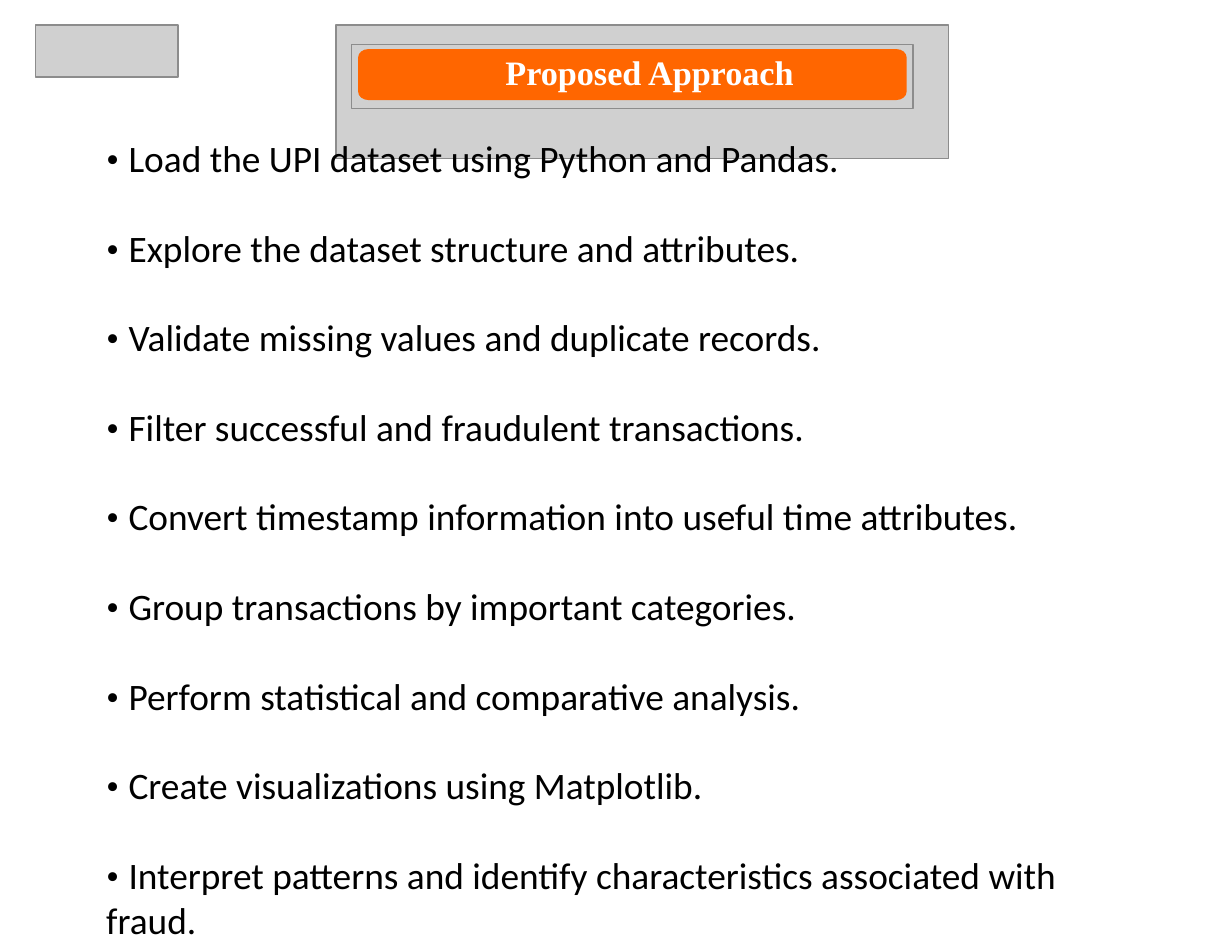
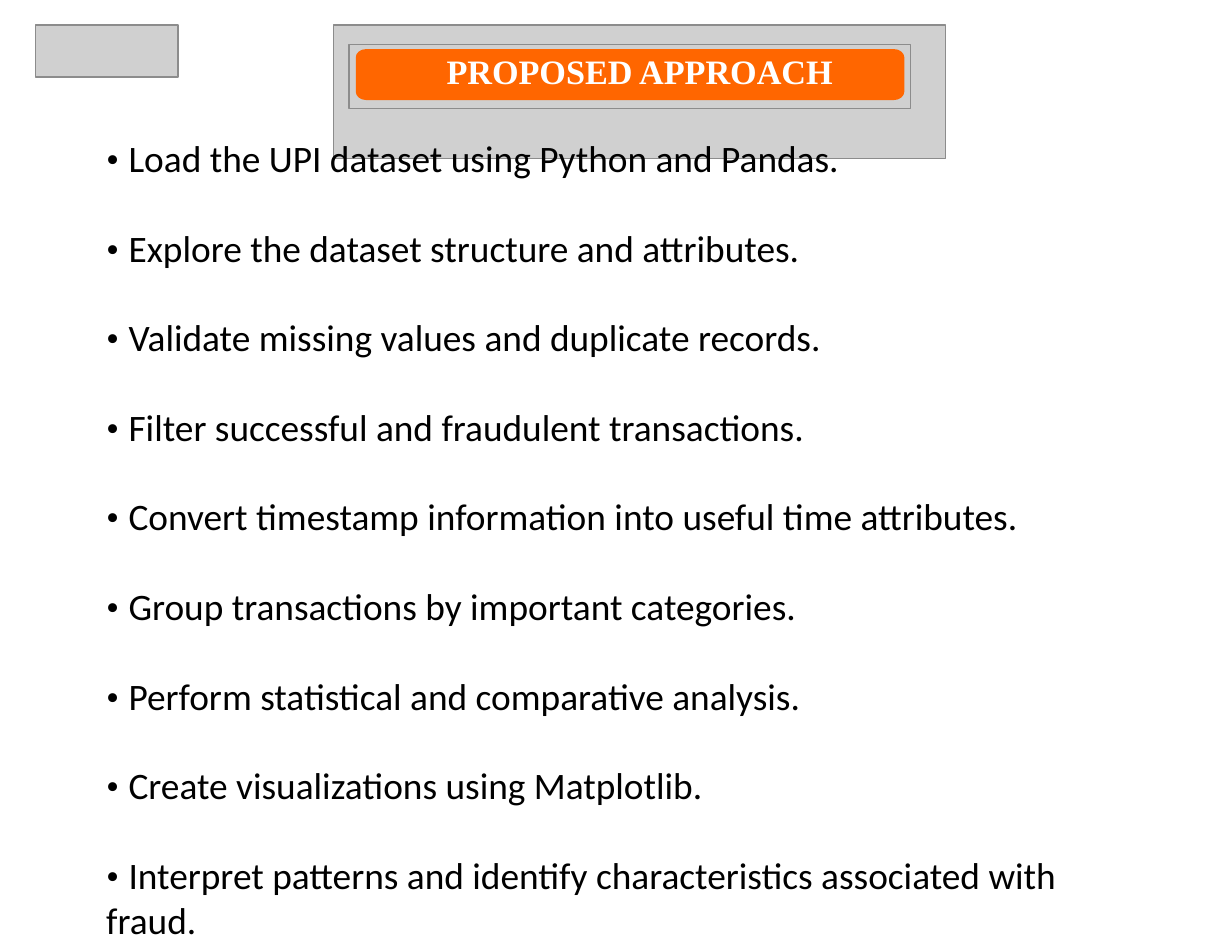
Before and after one commit to ManojReddyTetala/UPI-Transaction-Analysis, a slide deck: slide 7 of PPTs/REVIEW - 2.pptx. Drawn at 1232x952 pixels with LibreOffice and Linux fonts; fonts in the diff are those of the drawing; grey boxes stand for pictures. Boxes give left, top, right and bottom in pixels: in the first picture for what was removed or moved away, otherwise in the second. Text is boxed around its words. In the diff, an @@ line names an element or a change of style, - is before the commit and + after.

```diff
--- a/PPTs/REVIEW - 2.pptx
+++ b/PPTs/REVIEW - 2.pptx
@@ freeform shape at [356, 49, 905, 101]: outline redrawn @@
@@ text at [447, 61, 833, 85]: text changed @@
-Proposed Approach
+PROPOSED APPROACH
```
Also in this commit, not shown: 10 other slides changed, 3 other files.
